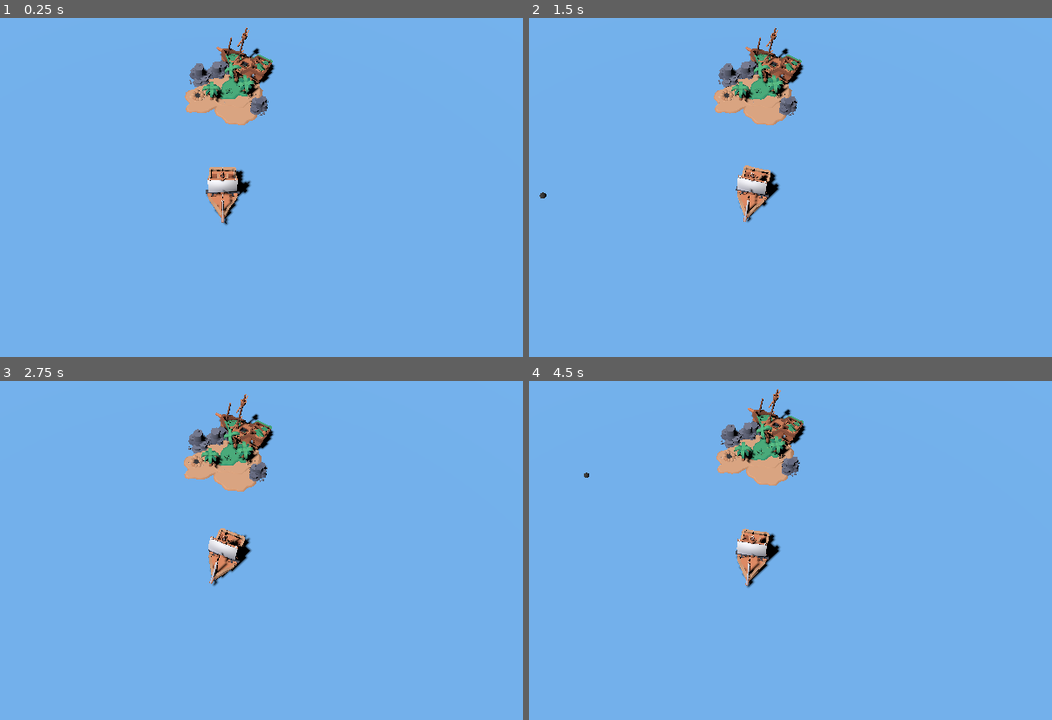
Above: before the commit, frames 1-4 (two rows, left to right).
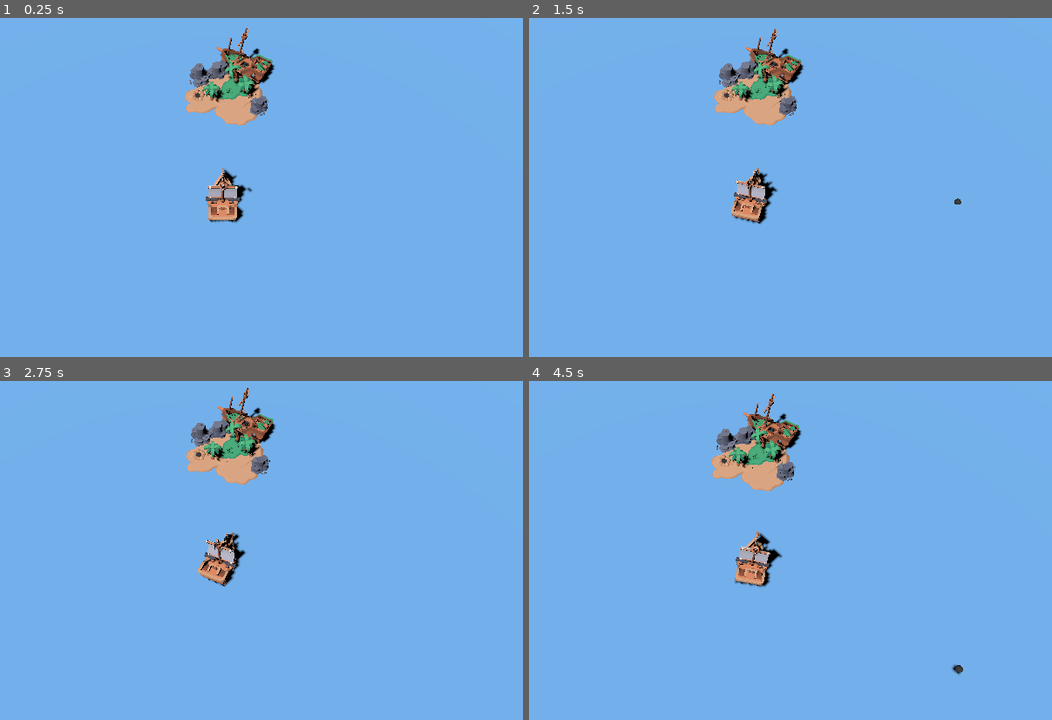
Above: after the commit, the same moments.

Repository: Zalex300701/BattleBoat
Game: Godot game, scene res://scenes/game.tscn
Same seed, same stepped clock (60 frames per second), same inputs: the game is played once before the commit and once after it.
Inputs (mouse positions are in pixels of both pictures, inside the frame that each line leads up to):
- Up to frame 1 (0.25 s): no input
- Up to frame 2 (1.5 s): tap Enter at 0.5 s; move the mouse to (905, 143) at 0.52 s; hold D (turn_right) 0.53-1.28 s; click (905, 143) at 0.67 s; tap Space at 0.77 s; move the mouse to (612, 180) at 1.27 s; hold S (move_backward) from 1.28 s (still down)
- Up to frame 3 (2.75 s): tap Space at 1.52 s; move the mouse to (292, 438) at 2.02 s; release S (move_backward) at 2.03 s; hold D (turn_right) from 2.03 s (still down)
- Up to frame 4 (4.5 s): move the mouse to (717, 601) at 2.77 s; release D (turn_right) at 2.78 s; hold W (move_forward) 2.78-3.53 s; click (717, 601) at 2.92 s; tap Space at 3.02, 3.77 s; move the mouse to (963, 584) at 3.52 s; hold A (turn_left) from 3.53 s (still down); move the mouse to (544, 465) at 4.27 s

The runs differ from the first frame. In frame 1, 1.1% of the frame differs, in the area x 35-53%, y 2-62%; in frame 2, 1.1%; in frame 3, 3.3%, in the area x 35-53%, y 1-61%; in frame 4, 3.3%.

Commit message:
Buoyancy and roll angle on player

Diff:
--- a/boat-battle/scenes/game.tscn
+++ b/boat-battle/scenes/game.tscn
@@ -88,6 +88,6 @@
 transform = Transform3D(-0.457477, 0.162869, -0.874179, 0.16672, 0.98136, 0.0955897, 0.873453, -0.102013, -0.476103, 3.06839, -0.850654, -26.5042)
 
 [node name="Player" parent="." instance=ExtResource("15_8axcu")]
-transform = Transform3D(1, 0, 0, 0, 1, 0, 0, 0, 1, 0, -0.927578, 0)
+transform = Transform3D(-1, 0, -8.74228e-08, 0, 1, 0, 8.74228e-08, 0, -1, 0, -0.927578, 0)
 script = ExtResource("2_ojwl6")
 cannonball_scene = ExtResource("17_8gsus")
--- a/boat-battle/scripts/player_movement.gd
+++ b/boat-battle/scripts/player_movement.gd
@@ -2,29 +2,58 @@
 
 @export var cannonball_scene: PackedScene
 
-# Movement variables
+# Player movement variables
 var max_forward_speed: float = 5.0
 var max_backward_speed: float = 2.0
 var acceleration: float = 2.0
 var deceleration: float = 1.5
 var current_speed: float = 0.0
 
-# Rotation variables
+# Player rotation variables
 var max_turn_speed: float = 0.5
 var turn_acceleration: float = 1.0
 var turn_deceleration: float = 0.6
 var current_turn_speed: float = 0.0
 
+# Buoyancy variables
+var bobbing_amplitude: float = 0.2 # Height variation
+var bobbing_speed: float = 2.0
+var rotation_amplitude: float = 2.0
+var rotation_speed: float = 1.5
+var initial_y: float
+var initial_rotation: Vector3
+
+# Maximum roll angle when turning
+var max_turn_tilt: float = 5.0
+var tilt_angle: float = 0.0
+var tilt_smoothness: float = 3.0
+
+func _ready():
+	initial_y = position.y
+	initial_rotation = rotation_degrees
+
 func _physics_process(delta):
-	handle_position(delta)
-	handle_rotation(delta)
+	handle_position_player(delta)
+	handle_rotation_player(delta)
+	apply_buoyancy(delta)
+
+func apply_buoyancy(delta):
+	# Vertical movement
+	position.y = initial_y + sin(Time.get_ticks_msec() * 0.001 * bobbing_speed) * bobbing_amplitude
+
+	# Roll and pitch
+	var roll = sin(Time.get_ticks_msec() * 0.001 * rotation_speed) * rotation_amplitude
+	var pitch = cos(Time.get_ticks_msec() * 0.001 * rotation_speed) * rotation_amplitude
+
+	rotation_degrees.x = initial_rotation.x + roll
+	rotation_degrees.z = initial_rotation.z + pitch + tilt_angle
 
 func _input(event: InputEvent):
 	# Shoot
 	if event is InputEventKey and event.pressed and event.keycode == KEY_SPACE:
 		shoot()
 
-func handle_position(delta):
+func handle_position_player(delta):
 	# Default speed when no input
 	var target_speed = 0.0
 
@@ -42,7 +71,7 @@
 	# Apply movement
 	position += transform.basis.z * current_speed * delta
 
-func handle_rotation(delta):
+func handle_rotation_player(delta):
 	# Default turn speed when no input
 	var target_turn_speed = 0.0
 
@@ -60,7 +89,9 @@
 	# Apply rotation
 	rotate_y(current_turn_speed * delta)
 
-# TO CLEAN
+	# Apply roll tilt based on turn speed
+	var target_tilt = (current_turn_speed / max_turn_speed) * max_turn_tilt
+	tilt_angle = lerp(tilt_angle, target_tilt, delta * tilt_smoothness)
 
 func shoot():
 	if cannonball_scene:
